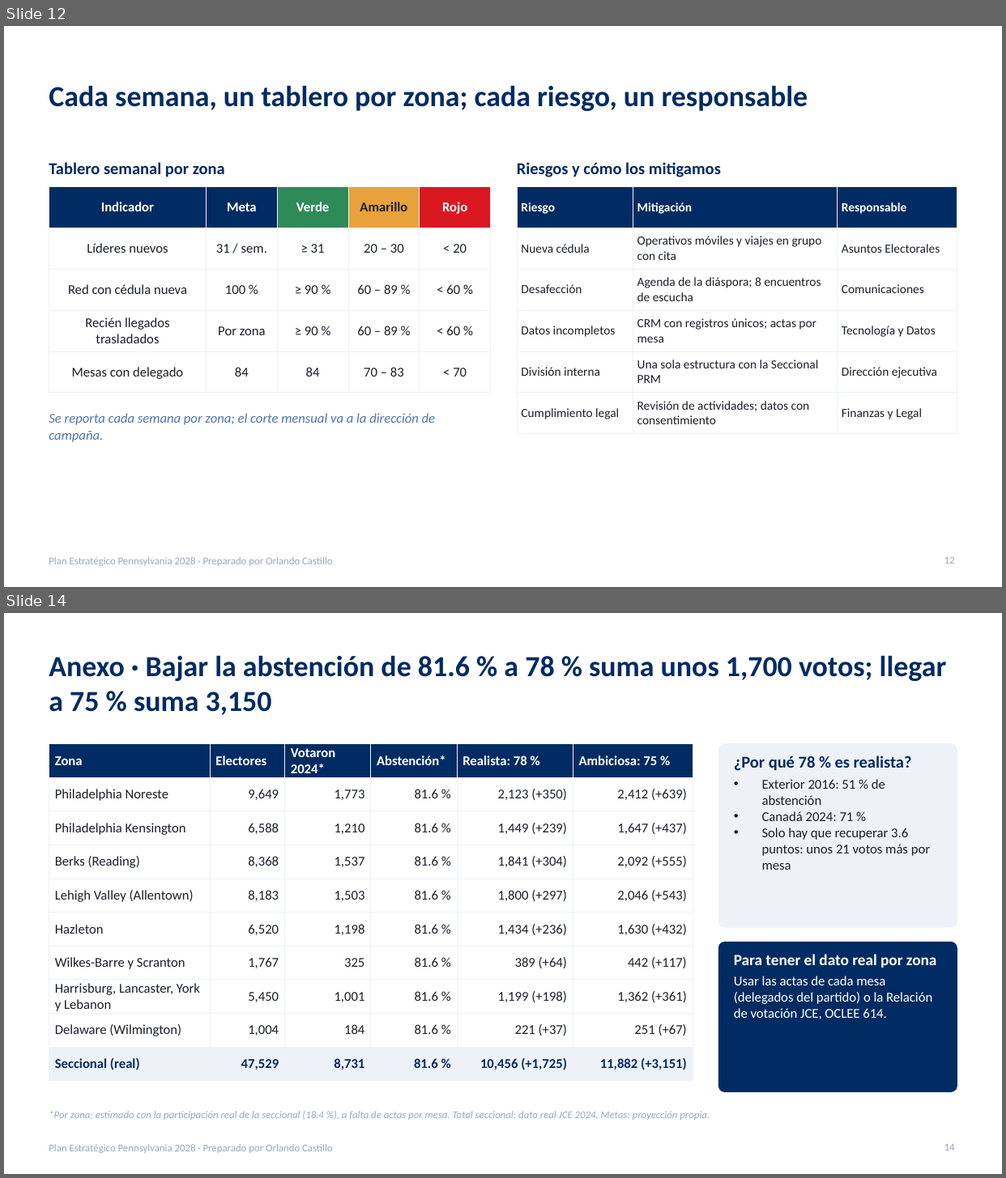
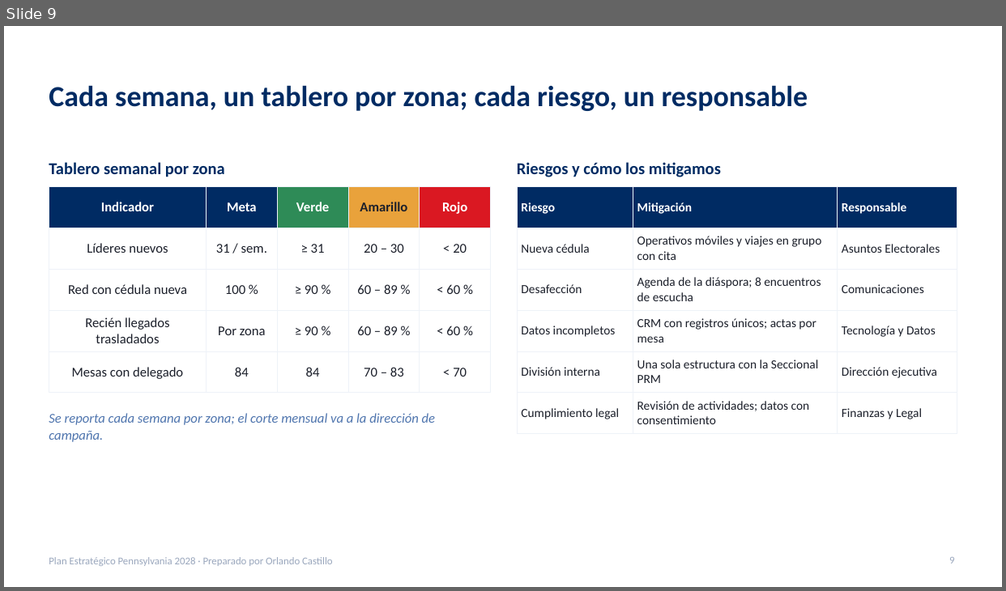
Before and after one commit to rcastillo9556/pdf-toolkit, a slide deck: presentaciones/Plan_Estrategico_Pennsylvania_2028.pptx. Shown one above the other, each under a label of ours: slides 12 and 14 before the commit, slide 9 after it; the slides between them are not shown. The pictures are 1006x1178 and 1006x591 pixels, drawn with LibreOffice and Linux fonts; fonts in the diff are those of the drawing. Boxes give left, top, right and bottom in pixels: in the first picture for what was removed or moved away, otherwise in the second. Text is boxed around its words. In the diff, an @@ line names an element or a change of style, - is before the commit and + after.

```diff
--- a/presentaciones/Plan_Estrategico_Pennsylvania_2028.pptx
+++ b/presentaciones/Plan_Estrategico_Pennsylvania_2028.pptx
@@ slide 14 removed at box(4, 613, 1002, 1174), background #FFFFFF; not listed: 1 template element that a slide beside it also shows @@
@@ title removed at box(49, 655, 947, 715) @@
-Anexo · Bajar la abstención de 81.6 % a 78 % suma unos 1,700 votos; llegar a 75 % suma 3,150
@@ table removed at box(49, 744, 692, 1074), 10 rows, 6 columns @@
-Zona | Electores | Votaron 2024* | Abstención* | Realista: 78 % | Ambiciosa: 75 %
-Philadelphia Noreste | 9,649 | 1,773 | 81.6 % | 2,123 (+350) | 2,412 (+639)
-Philadelphia Kensington | 6,588 | 1,210 | 81.6 % | 1,449 (+239) | 1,647 (+437)
-Berks (Reading) | 8,368 | 1,537 | 81.6 % | 1,841 (+304) | 2,092 (+555)
-Lehigh Valley (Allentown) | 8,183 | 1,503 | 81.6 % | 1,800 (+297) | 2,046 (+543)
-Hazleton | 6,520 | 1,198 | 81.6 % | 1,434 (+236) | 1,630 (+432)
-Wilkes-Barre y Scranton | 1,767 | 325 | 81.6 % | 389 (+64) | 442 (+117)
-Harrisburg, Lancaster, York y Lebanon | 5,450 | 1,001 | 81.6 % | 1,199 (+198) | 1,362 (+361)
-Delaware (Wilmington) | 1,004 | 184 | 81.6 % | 221 (+37) | 251 (+67)
-Seccional (real) | 47,529 | 8,731 | 81.6 % | 10,456 (+1,725) | 11,882 (+3,151)
@@ rounded rectangle removed at box(719, 744, 957, 927) @@
@@ text removed at box(734, 756, 930, 870) @@
-¿Por qué 78 % es realista?
-• Exterior 2016: 51 % de abstención
-• Canadá 2024: 71 %
-• Solo hay que recuperar 3.6 puntos: unos 21 votos más por mesa
@@ rounded rectangle removed at box(719, 943, 957, 1093) @@
@@ text removed at box(734, 954, 936, 1020) @@
-Para tener el dato real por zona
-Usar las actas de cada mesa (delegados del partido) o la Relación de votación JCE, OCLEE 614.
@@ text removed at box(49, 1111, 710, 1120) @@
-*Por zona: estimado con la participación real de la seccional (18.4 %), a falta de actas por mesa. Total seccional: dato real JCE 2024. Metas: proyección propia.
@@ page number removed at box(944, 1144, 955, 1151) @@
-14
@@ what was slide 12 is now slide 9 @@
@@ page number at box(949, 557, 954, 564): text changed @@
-12
+9
```
Also in this commit, not shown: 8 slides changed, 3 other slides removed, 2 other files.
